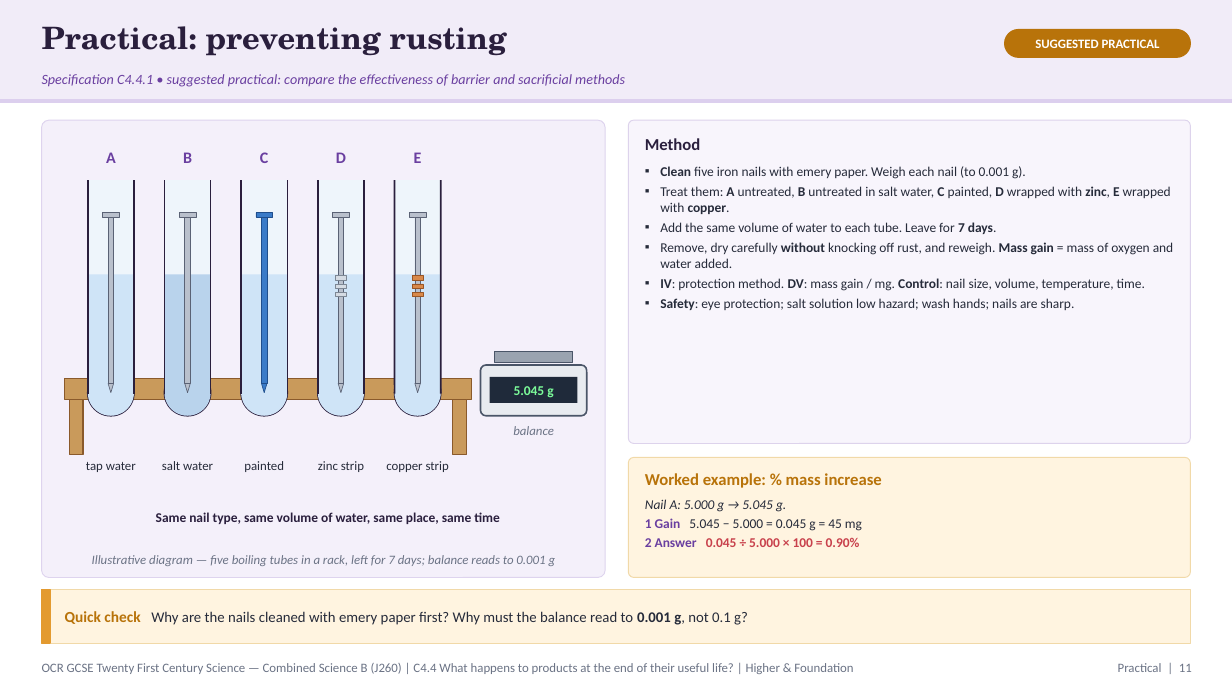
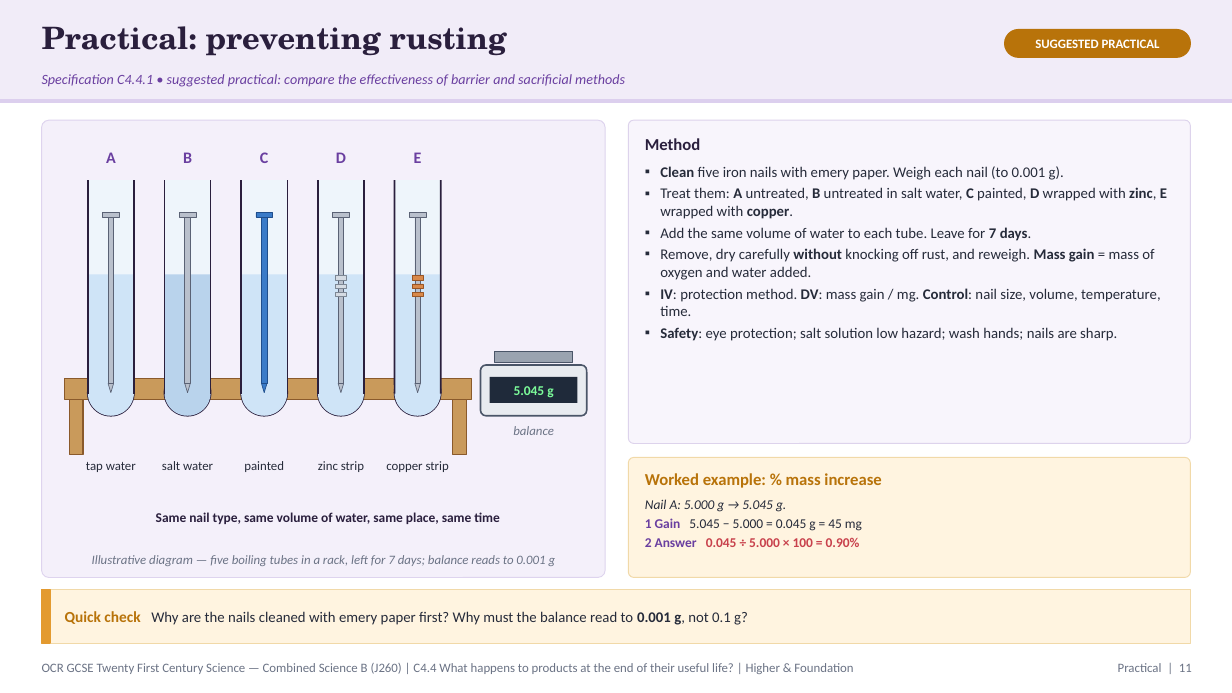
Before and after one commit to pstephenphilip-ship-it/Piri-MBBS, a slide deck: slide 11 of gcse-slides/ocr-chemistry/OCR21C_C4.4_EndOfLife_Combined.pptx. Drawn at 1232x693 pixels with LibreOffice and Linux fonts; fonts in the diff are those of the drawing. Boxes give left, top, right and bottom in pixels: in the first picture for what was removed or moved away, otherwise in the second. Text is boxed around its words. In the diff, an @@ line names an element or a change of style, - is before the commit and + after.

```diff
--- a/gcse-slides/ocr-chemistry/OCR21C_C4.4_EndOfLife_Combined.pptx
+++ b/gcse-slides/ocr-chemistry/OCR21C_C4.4_EndOfLife_Combined.pptx
@@ text "Clean five iron nails with ..." at (660,166,1167,341): size 10.5 to 11.5 pt @@
```
Also in this commit, not shown: 9 other slides changed, 4 other files.
